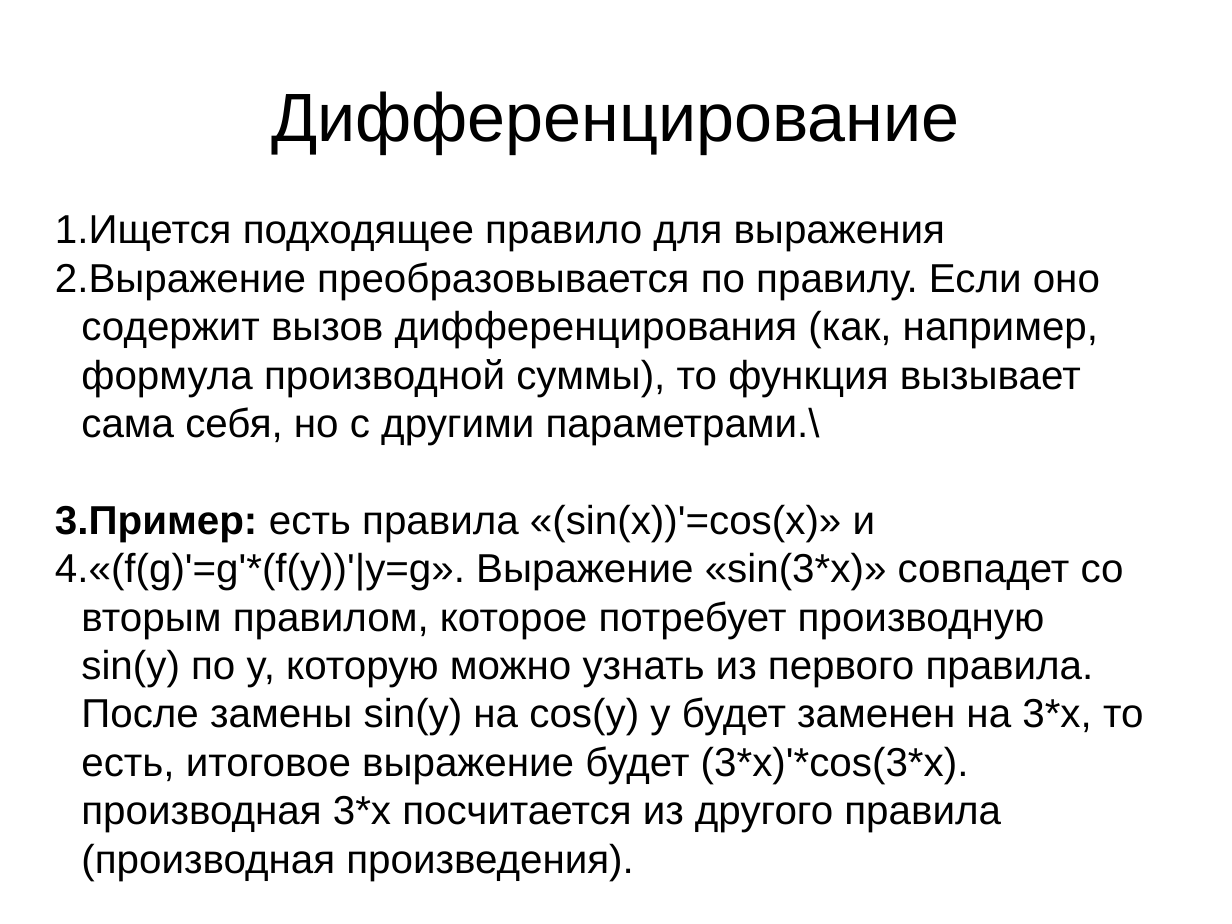
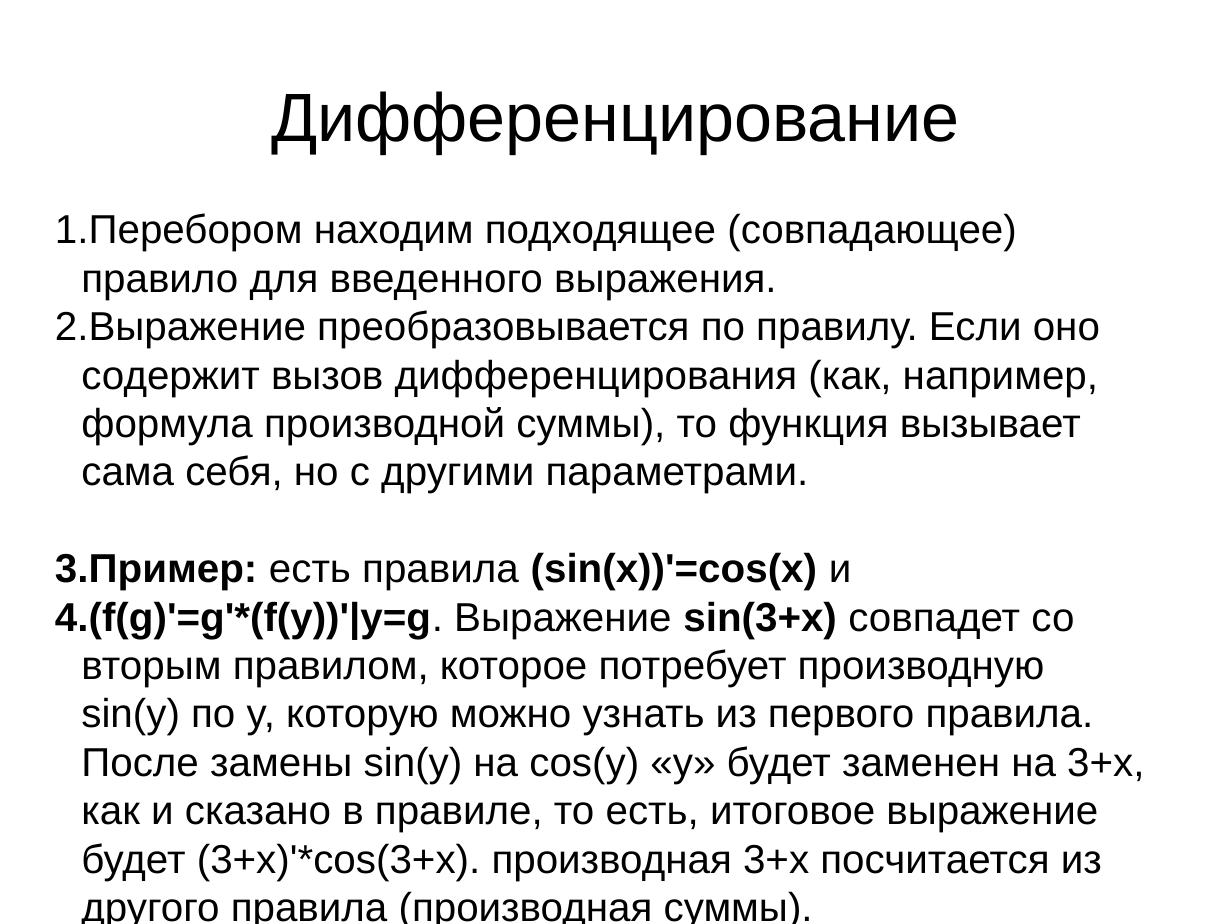
Before and after one commit to sergeivolodin/Diff, a slide deck: slide 7 of p.odp (slide 6 before the commit). Drawn at 1232x924 pixels with LibreOffice and Linux fonts; fonts in the diff are those of the drawing. Boxes give left, top, right and bottom in pixels: in the first picture for what was removed or moved away, otherwise in the second. Text is boxed around its words. In the diff, an @@ line names an element or a change of style, - is before the commit and + after.

```diff
--- a/p.odp
+++ b/p.odp
@@ text at (55,213,1144,881): text changed @@
-1. Ищется подходящее правило для выражения
-2. Выражение преобразовывается по правилу. Если оно содержит вызов дифференцирования (как, например, формула производной суммы), то функция вызывает сама себя, но с другими параметрами.\
-3. Пример: есть правила «(sin(x))'=cos(x)» и
-4. «(f(g)'=g'*(f(y))'|y=g». Выражение «sin(3*x)» совпадет со вторым правилом, которое потребует производную sin(y) по y, которую можно узнать из первого правила. После замены sin(y) на cos(y) y будет заменен на 3*x, то есть, итоговое выражение будет (3*x)'*cos(3*x). производная 3*x посчитается из другого правила (производная произведения).
+1. Перебором находим подходящее (совпадающее) правило для введенного выражения.
+2. Выражение преобразовывается по правилу. Если оно содержит вызов дифференцирования (как, например, формула производной суммы), то функция вызывает сама себя, но с другими параметрами.
+3. Пример: есть правила (sin(x))'=cos(x) и
+4. (f(g)'=g'*(f(y))'|y=g. Выражение sin(3+x) совпадет со вторым правилом, которое потребует производную sin(y) по y, которую можно узнать из первого правила. После замены sin(y) на cos(y) «y» будет заменен на 3+x, как и сказано в правиле, то есть, итоговое выражение будет (3+x)'*cos(3+x). производная 3+x посчитается из другого правила (производная суммы).
```
Also in this commit, not shown: 4 other slides changed, 1 slide added, 7 other files.
